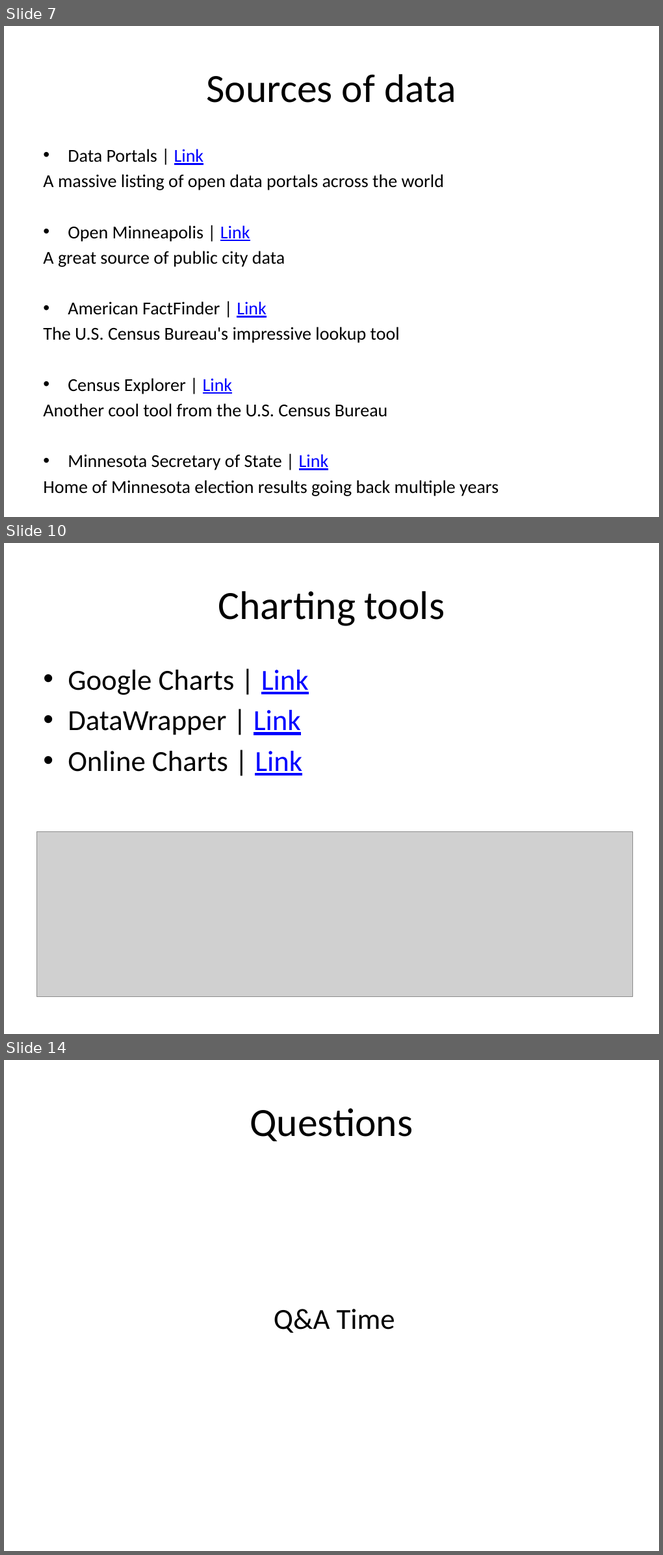
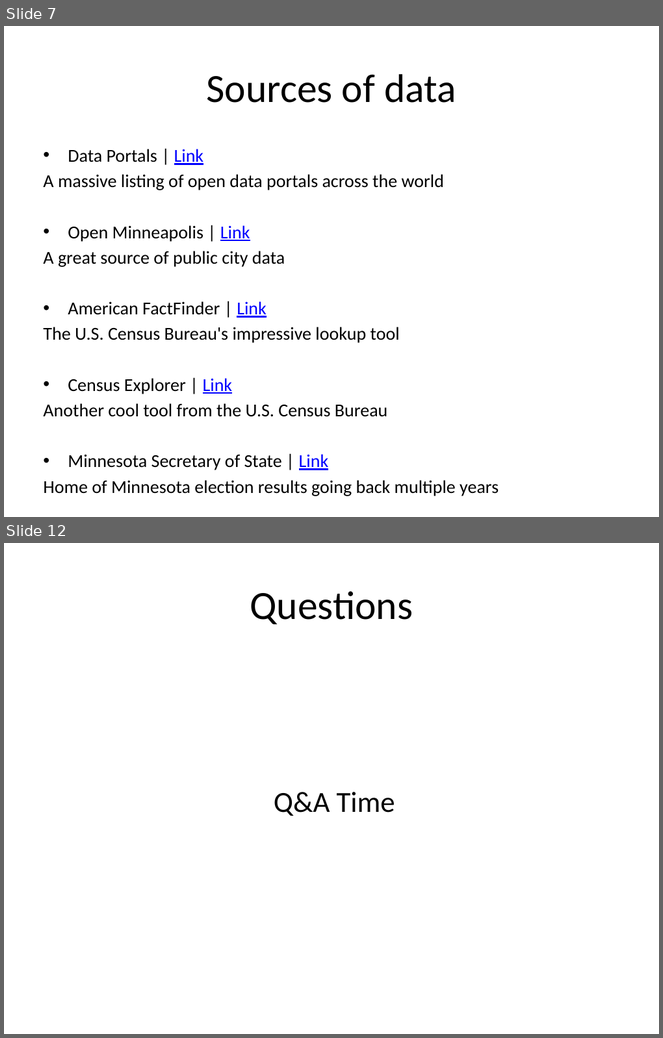
Before and after one commit to jeffhargarten/20181127-umn_class, a slide deck: data_presentation.pptx. Shown one above the other, each under a label of ours: slides 7, 10 and 14 before the commit, slides 7 and 12 after it; the slides between them are not shown. The pictures are 663x1555 and 663x1038 pixels, drawn with LibreOffice and Linux fonts; fonts in the diff are those of the drawing; grey boxes stand for pictures. Boxes give left, top, right and bottom in pixels: in the first picture for what was removed or moved away, otherwise in the second. Text is boxed around its words. In the diff, an @@ line names an element or a change of style, - is before the commit and + after.

```diff
--- a/data_presentation.pptx
+++ b/data_presentation.pptx
@@ slide 10 removed at (x1=4, y1=543, x2=659, y2=1034), background #FFFFFF @@
@@ title removed at (x1=218, y1=591, x2=445, y2=626) @@
-Charting tools
@@ text removed at (x1=68, y1=670, x2=309, y2=776) @@
-• Google Charts | Link
-• DataWrapper | Link
-• Online Charts | Link
@@ picture removed at (x1=36, y1=832, x2=633, y2=997) @@
@@ what was slide 14 is now slide 12 @@
```
Also in this commit, not shown: 6 slides changed, 1 other slide removed.
